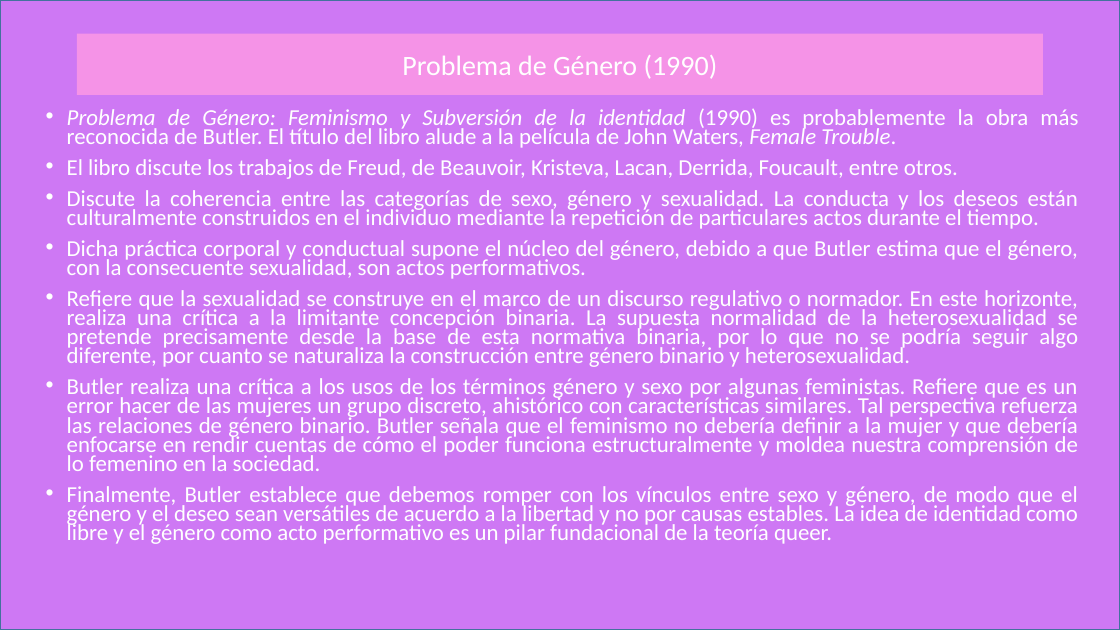
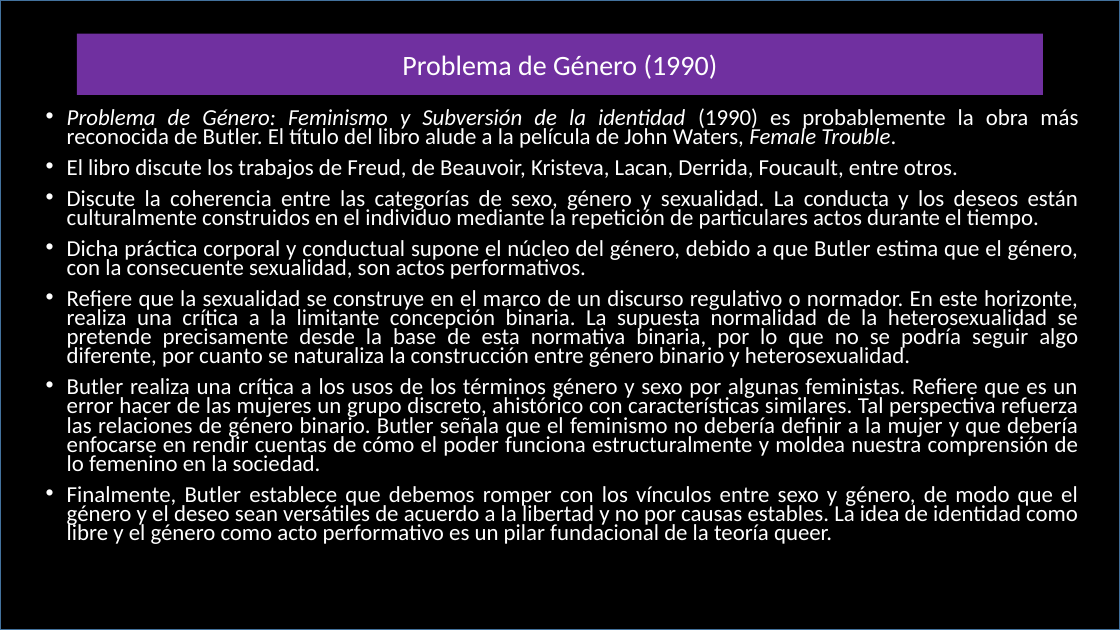
Before and after one commit to zaboltar/zaboltar.github.io, a slide deck: slide 14 of assets uarm/2019 sol-penscri-justfilpol/Judith Butler.pptx. Drawn at 1120x630 pixels with LibreOffice and Linux fonts; fonts in the diff are those of the drawing. Boxes give left, top, right and bottom in pixels: in the first picture for what was removed or moved away, otherwise in the second. Text is boxed around its words. In the diff, an @@ line names an element or a change of style, - is before the commit and + after.

```diff
--- a/assets uarm/2019 sol-penscri-justfilpol/Judith Butler.pptx
+++ b/assets uarm/2019 sol-penscri-justfilpol/Judith Butler.pptx
@@ rectangle at [0,0,1120,630]: fill #CE78F4 to #000000 @@
@@ title "Problema de Género (1990)" at [77,34,1044,95]: fill #F593E7 to #7030A0 @@
```
Also in this commit, not shown: 9 other slides changed, 1 other file.
